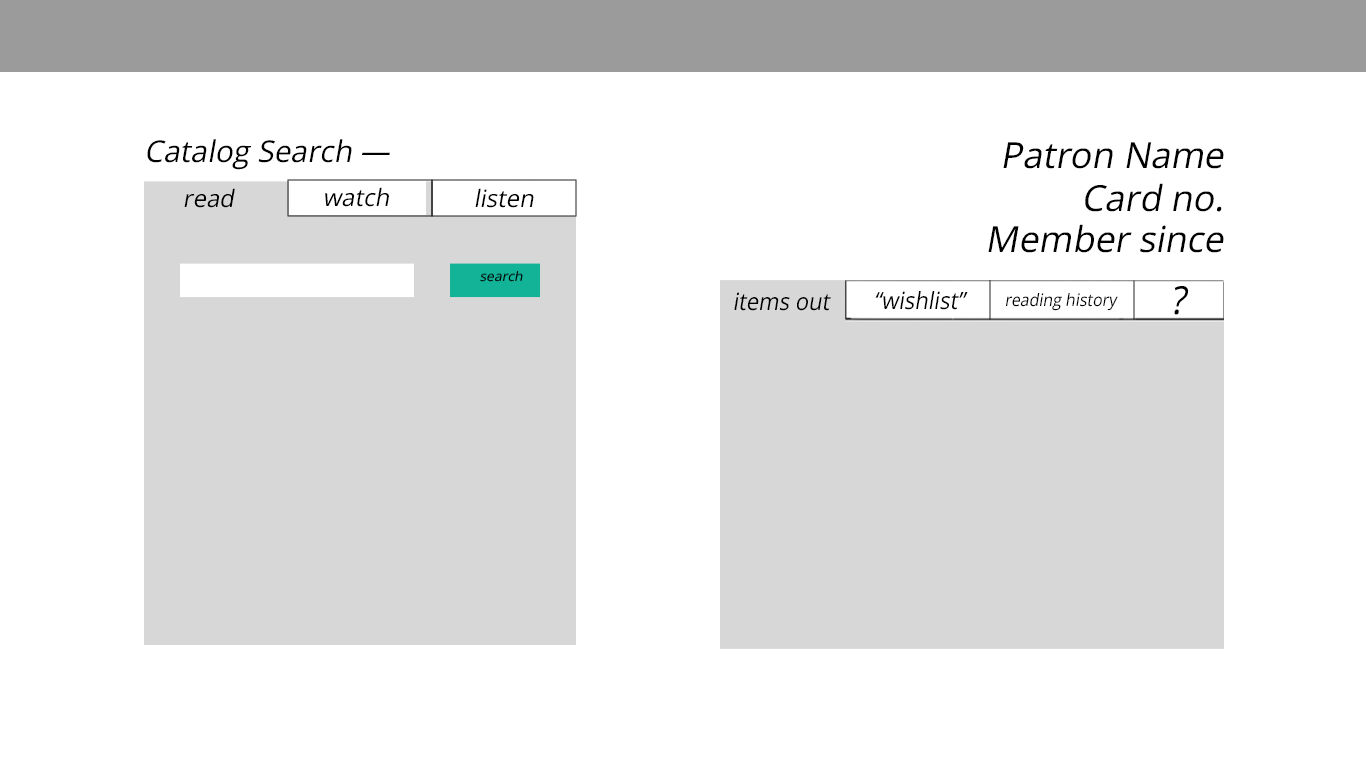
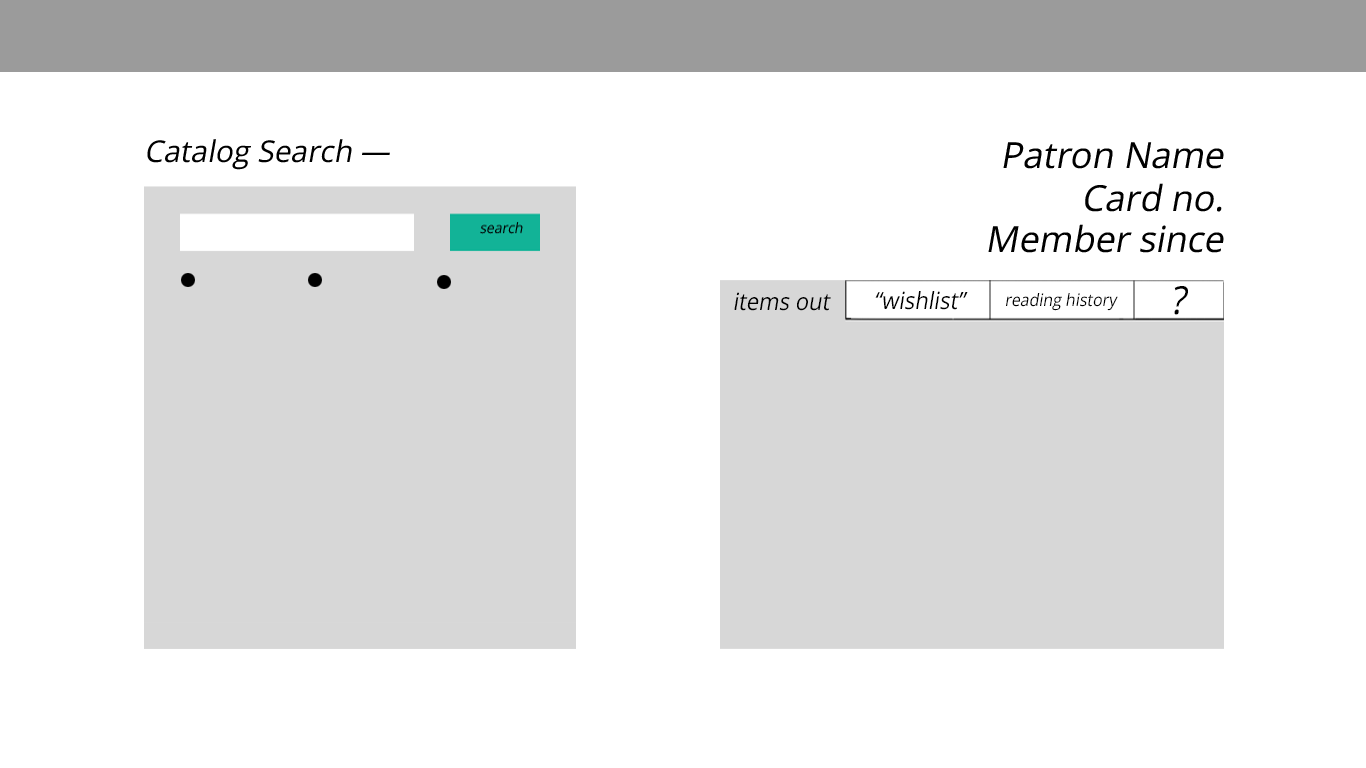
The second 1366 × 768 image is a revision of the first. Changes to its layers:
painted on "Layer 3" over [287, 179, 577, 289]
removed layer "listen" from group "Artboard 1" over [475, 188, 534, 208]
removed layer "watch" from group "Artboard 1" over [325, 187, 389, 207]
removed layer "read" from group "Artboard 1" over [184, 188, 235, 208]
removed layer "items out" (1st of 2, in "Artboard 1") from group "Artboard 1" over [289, 179, 577, 216]
removed layer "search" from group "Artboard 1" over [480, 271, 523, 282]
removed layer "Catalog Search —" from group "Artboard 1" over [147, 139, 390, 170]
removed layer "Rectangle 4" from group "Artboard 1" over [450, 263, 540, 298]
removed layer "Rectangle 3" from group "Artboard 1" over [180, 263, 414, 298]
removed layer "Rectangle 2" from group "Artboard 1" over [144, 181, 576, 298]
removed layer "Member since" from group "Artboard 1" over [988, 224, 1224, 253]
removed layer "Card no." from group "Artboard 1" over [1085, 183, 1222, 212]
removed layer "Patron Name" from group "Artboard 1" over [1003, 142, 1224, 169]
painted on "Layer 2" over [144, 139, 1224, 287]
painted on "Layer 1" over [181, 273, 195, 287]
moved "reading history" below "Layer 1", painted on it over [144, 139, 1224, 649]
